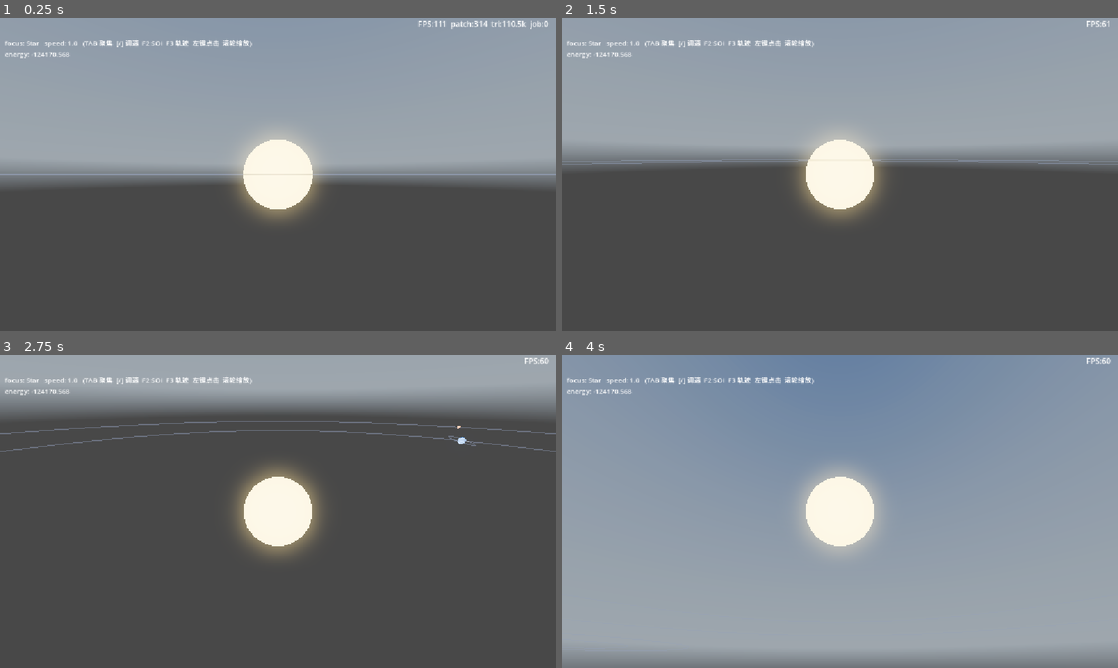
Above: before the commit, frames 1-4 (two rows, left to right).
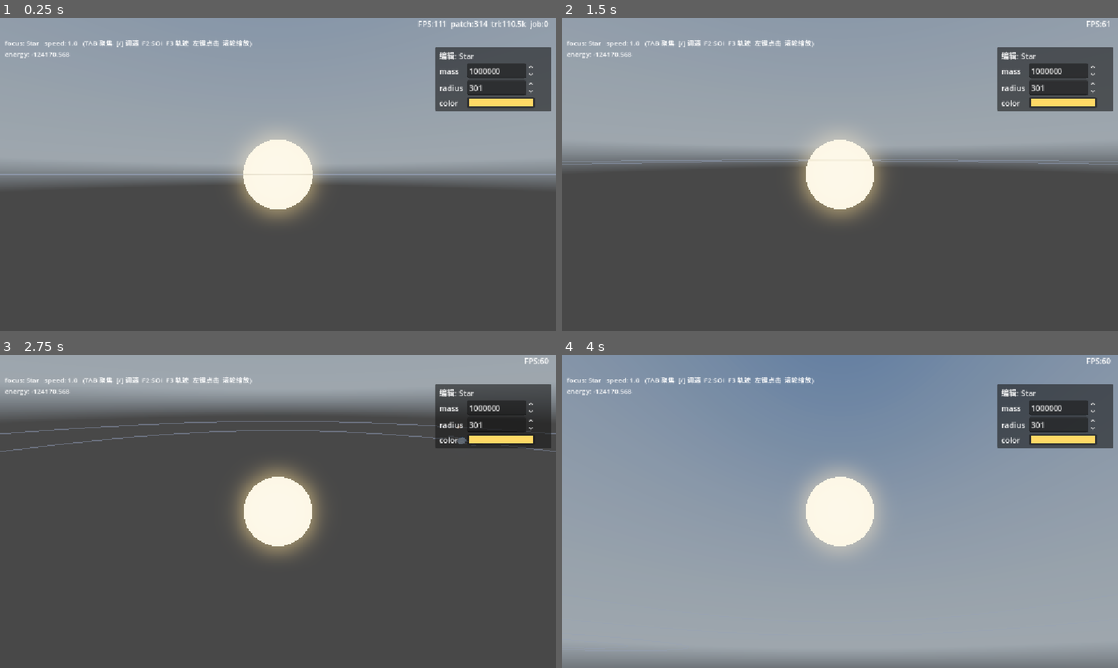
Above: after the commit, the same moments.

Repository: xiaobaibaix/stellar_era_godot
Game: Godot game, scene res://scenes/main.tscn
Same seed, same stepped clock (60 frames per second), same inputs: the game is played once before the commit and once after it. A sky picture missing from this copy of the repository is replaced by a grey-blue gradient.
Inputs (mouse positions are in pixels of both pictures, inside the frame that each line leads up to):
- Up to frame 1 (0.25 s): no input
- Up to frame 2 (1.5 s): tap Enter at 0.5 s; move the mouse to (962, 158) at 0.52 s; hold D 0.53-1.25 s; hold Q 0.53-1.25 s; click (962, 158) at 0.67 s; tap Space at 0.77, 1.25 s; drag from (728, 190) to (812, 237) at 1.27 s
- Up to frame 3 (2.75 s): move the mouse to (333, 442) at 2.02 s; hold D from 2.03 s (still down); tap Shift at 2.1 s
- Up to frame 4 (4 s): release D at 2.75 s; drag from (812, 574) to (673, 464) at 2.77 s; move the mouse to (1006, 558) at 3.52 s; hold A from 3.53 s (still down); tap Enter at 3.6 s; tap Space at 3.77 s

The runs differ from the first frame. In frame 1, 4.2% of the frame differs, in the area x 78-100%, y 9-30%; in frame 2, 4.2%; in frame 3, 4.1%; in frame 4, 4.2%.

Commit message:
开发：添加属性修改面板

Diff:
--- a/celestial_system.gd
+++ b/celestial_system.gd
@@ -5,12 +5,12 @@
 ## 耦合: 子 CelestialSystem 在父层注册为一个"质点 body"(质量=子系统总质量),
 ##       随父层 sim 积分 → 整体轨道; 子层内部独立积分 → 相对轨道。叠加 = 嵌套。
 ## 多顶层: 多个恒星系可并列挂在 Main 下(各自独立 sim, 互不隶属)。
-##       第一个顶层 = main_top, 管全局浮动原点 / 相机 / HUD / 跨顶层聚焦 / SOI / 轨道线;
+##       第一个顶层 = main_top, 管全局浮动原点 / 相机 / HUD / 跨顶层聚焦 / SOI / 轨道线 / 属性面板;
 ##       其他顶层只跑自己的 sim + 渲染。
 ##       顶层物理原点 = 节点编辑器位置(读 transform) → 并列恒星系各自定位, 不重叠。
 ## 坐标: 成员 body.p 是【相对本系统主导体】的 double; 世界 double = world_barycenter + body.p;
 ##       渲染 = 世界 double − 全局浮动原点 → 32 位 global_position(大尺度不抖)。
-## 操作: TAB 聚焦 / [/] 调速 / F2 SOI / F3 轨迹线 / 左键点击聚焦 / 滚轮缩放。
+## 操作: TAB 聚焦 / [/] 调速 / F2 SOI / F3 轨迹线 / 左键点击聚焦 / 滚轮缩放 / 右上面板改属性。
 ## SOI: 每个天体系统的引力作用范围; F2 开关线框(稀疏经纬线, 半透明, 只画朝相机半球)。
 ##      - 子系统(有父): 相对父 dominant 的 Hill 球 r=a·(m/(3M))^(1/3)。
 ##      - 顶层(无父): 系统边界 = 最远成员/子系统距离 × 1.5。
@@ -32,7 +32,7 @@
 }
 """
 
-# 全局协调(多顶层共享): main_top 管全局浮动原点 / 相机 / HUD / 跨顶层聚焦 / SOI / 轨道线。
+# 全局协调(多顶层共享): main_top 管全局浮动原点 / 相机 / HUD / 跨顶层聚焦 / SOI / 轨道线 / 属性面板。
 static var main_top: CelestialSystem = null
 static var global_ox: float = 0.0
 static var global_oy: float = 0.0
@@ -67,7 +67,7 @@
 
 var _hud: Label = null
 var focus_idx: int = 0
-var _last_focus_idx: int = -1     # 上次聚焦索引; 仅切换时重置相机距离, 否则滚轮缩放会被每帧覆盖
+var _last_focus_idx: int = -1     # 上次聚焦索引; 仅切换时重置相机距离 + 同步属性面板
 var _focus_list: Array = []       # Array[Celestial] 跨顶层递归收集, main_top 聚焦用
 
 # SOI 可视化(仅 main_top 管理, 收集所有系统的线框球)
@@ -78,7 +78,14 @@
 # 轨道线可视化(仅 main_top 管理, 收集所有天体的预测轨道圆)
 var _show_orbit: bool = true
 var _orbit_rings: Array[MeshInstance3D] = []
-var _orbit_centers: Array[Celestial] = []   # 每条轨道圆的中心天体(跟随它)
+var _orbit_centers: Array[Celestial] = []
+
+# 属性编辑面板(仅 main_top): 显示当前聚焦天体的 mass/radius/color, 运行时动态改
+var _editor_title: Label = null
+var _mass_spin: SpinBox = null
+var _radius_spin: SpinBox = null
+var _color_pick: ColorPickerButton = null
+var _editor_syncing: bool = false   # 同步控件值时禁止回调(避免反向触发改值)
 
 # 左键点击聚焦(顶层): 短按 = 射线拾取天体聚焦; 拖动 > 6px 视为 OrbitCamera 旋转
 var _clicking: bool = false
@@ -102,10 +109,11 @@
 		if main_top == self:
 			_is_main_top = true
 			_build_hud()
-			# 延迟到所有兄弟顶层 _ready 完成(CS2 等)再收集 → 跨顶层 focus / SOI / 轨道才完整
+			# 延迟到所有兄弟顶层 _ready 完成(CS2 等)再收集 → 跨顶层 focus / SOI / 轨道 / 面板才完整
 			call_deferred("_collect_focus_all")
 			call_deferred("_build_soi_visuals_all")
 			call_deferred("_build_orbit_visuals_all")
+			call_deferred("_build_celestial_editor")
 
 
 func _collect() -> void:
@@ -170,7 +178,6 @@
 			sidx += 1
 	if parent_system == null:
 		sim.zero_momentum()
-		# 顶层自身的引力作用范围(系统边界): 最远成员/子系统到 dominant 的距离 × 1.5
 		var max_d: float = 0.0
 		for c in members:
 			if c == dominant:
@@ -263,7 +270,6 @@
 		sub._render_recursive(ox, oy, oz)
 
 
-# SOI 线框跟随各自系统 dominant 的渲染位置。
 func _update_soi(ox: float, oy: float, oz: float) -> void:
 	if not _show_soi:
 		return
@@ -274,7 +280,6 @@
 				tgt.dominant._wx - ox, tgt.dominant._wy - oy, tgt.dominant._wz - oz)
 
 
-# 轨道圆跟随各自中心天体(dominant)的渲染位置。
 func _update_orbit(ox: float, oy: float, oz: float) -> void:
 	if not _show_orbit:
 		return
@@ -283,7 +288,6 @@
 		(_orbit_rings[i] as Node3D).global_position = Vector3(c._wx - ox, c._wy - oy, c._wz - oz)
 
 
-# 跨顶层收集聚焦天体(main_top 用)。
 func _collect_focus_all() -> void:
 	_focus_list.clear()
 	for t in _get_all_tops():
@@ -297,7 +301,6 @@
 		_collect_focus(sub)
 
 
-# 跨顶层收集所有系统的作用范围线框(main_top 用)。
 func _build_soi_visuals_all() -> void:
 	for t in _get_all_tops():
 		_collect_soi(t)
@@ -321,7 +324,6 @@
 	_soi_targets.append(target_sys)
 
 
-# 顶层系统边界用不同颜色, 和子系统 Hill 球区分; 都用低透明度。shader discard 背面。
 func _make_soi_material(target_sys: CelestialSystem) -> Material:
 	var is_top: bool = target_sys.parent_system == null
 	var col: Color = Color(1.0, 0.85, 0.3, 0.35) if is_top else Color(0.3, 0.85, 1.0, 0.35)
@@ -333,7 +335,6 @@
 	return mat
 
 
-# 经纬线网格球(线框)。n_lon 条经线(过两极) + n_lat-1 条纬线(水平圆), 用 PRIMITIVE_LINES。
 func _make_wireframe_sphere(r: float, n_lon: int, n_lat: int) -> ArrayMesh:
 	var positions := PackedVector3Array()
 	for i in range(1, n_lat):
@@ -360,7 +361,6 @@
 	return arr_mesh
 
 
-# 跨顶层收集所有天体的预测轨道圆(main_top 用)。
 func _build_orbit_visuals_all() -> void:
 	for t in _get_all_tops():
 		_collect_orbits(t)
@@ -368,7 +368,6 @@
 
 func _collect_orbits(sys: CelestialSystem) -> void:
 	if sys.dominant != null:
-		# 非 dominant 天体: 绕本层 dominant
 		for c in sys.members:
 			if c == sys.dominant:
 				continue
@@ -377,7 +376,6 @@
 				continue
 			var incl: float = 0.25 if c.type == "moon" else 0.0
 			_add_orbit_ring(sys.dominant, d, incl)
-		# 子系统: 绕本层 dominant(无倾角)
 		for sub in sys.child_systems:
 			var sd: float = (sub.position - sys.dominant.position).length()
 			if sd < 1.0:
@@ -398,7 +396,6 @@
 	_orbit_centers.append(center)
 
 
-# 完整轨道圆(解析): xz 平面圆 + 绕 x 轴倾斜 inclination(与 add_orbiting 一致)。
 func _make_orbit_ring(dist: float, inclination: float) -> ArrayMesh:
 	var positions := PackedVector3Array()
 	var n := 128
@@ -407,7 +404,6 @@
 	for i in range(n):
 		var a0 := TAU * float(i) / float(n)
 		var a1 := TAU * float(i + 1) / float(n)
-		# xz 平面 (cos·dist, 0, sin·dist) 再绕 x 轴: y'=−z·sin, z'=z·cos
 		positions.append(Vector3(cos(a0) * dist, -sin(a0) * dist * ss, sin(a0) * dist * cc))
 		positions.append(Vector3(cos(a1) * dist, -sin(a1) * dist * ss, sin(a1) * dist * cc))
 	var arr_mesh := ArrayMesh.new()
@@ -423,7 +419,7 @@
 	mat.albedo_color = Color(0.6, 0.65, 0.8, 0.4)
 	mat.transparency = BaseMaterial3D.TRANSPARENCY_ALPHA
 	mat.shading_mode = BaseMaterial3D.SHADING_MODE_UNSHADED
-	mat.no_depth_test = true                             # 透过天体也能看到整圈轨道
+	mat.no_depth_test = true
 	mat.cull_mode = BaseMaterial3D.CULL_DISABLED
 	return mat
 
@@ -437,6 +433,7 @@
 		if focus_idx != _last_focus_idx:
 			orbit_camera.distance = fc.radius * 6.0
 			_last_focus_idx = focus_idx
+			_sync_editor_from_focus()
 	if _hud != null and sim != null:
 		_hud.text = "focus: %s   speed: %.1f   (TAB 聚焦  [/] 调速  F2 SOI  F3 轨迹  左键点击  滚轮缩放)\nenergy: %.3f" % [
 			fc.name, sim_speed, sim.energy().get("total", 0.0)]
@@ -445,7 +442,6 @@
 func _unhandled_input(event: InputEvent) -> void:
 	if not _is_main_top:
 		return
-	# 左键: 短按(位移<6px) = 射线拾取天体聚焦; 拖动由 OrbitCamera 旋转, 不触发聚焦。
 	if event is InputEventMouseButton and event.button_index == MOUSE_BUTTON_LEFT:
 		if event.is_pressed():
 			_clicking = true
@@ -473,7 +469,6 @@
 					ring.visible = _show_orbit
 
 
-# 鼠标射线 → 和所有聚焦天体(跨顶层)做球相交 → 命中最近的就 focus_idx 指过去。
 func _pick_focus(mouse_pos: Vector2) -> void:
 	if orbit_camera == null or _focus_list.is_empty():
 		return
@@ -504,6 +499,122 @@
 		focus_idx = best_i
 
 
+# ===================== 属性编辑面板 =====================
+# 右上角面板: 显示当前聚焦天体的 mass/radius/color, 运行时动态改。
+func _build_celestial_editor() -> void:
+	var cl := CanvasLayer.new()
+	add_child(cl)
+	var panel := PanelContainer.new()
+	cl.add_child(panel)
+	panel.anchor_left = 1.0
+	panel.anchor_right = 1.0
+	panel.anchor_top = 0.0
+	panel.anchor_bottom = 0.0
+	panel.offset_left = -250.0
+	panel.offset_right = -10.0
+	panel.offset_top = 60.0
+	panel.offset_bottom = 60.0
+	var margin := MarginContainer.new()
+	margin.add_theme_constant_override("margin_left", 8)
+	margin.add_theme_constant_override("margin_right", 8)
+	margin.add_theme_constant_override("margin_top", 6)
+	margin.add_theme_constant_override("margin_bottom", 6)
+	panel.add_child(margin)
+	var vbox := VBoxContainer.new()
+	vbox.add_theme_constant_override("separation", 4)
+	margin.add_child(vbox)
+	_editor_title = Label.new()
+	_editor_title.text = "(未聚焦)"
+	vbox.add_child(_editor_title)
+	_mass_spin = _add_prop_spin(vbox, "mass", 0.0, 10000000.0, 10.0, _on_mass_changed)
+	_radius_spin = _add_prop_spin(vbox, "radius", 1.0, 5000.0, 5.0, _on_radius_changed)
+	_color_pick = _add_prop_color(vbox, "color", _on_color_changed)
+	_sync_editor_from_focus()
+
+
+func _add_prop_spin(parent: Control, label_text: String, minv: float, maxv: float, step: float, callback: Callable) -> SpinBox:
+	var row := HBoxContainer.new()
+	row.add_theme_constant_override("separation", 6)
+	parent.add_child(row)
+	var l := Label.new()
+	l.text = label_text
+	l.custom_minimum_size = Vector2(52, 0)
+	row.add_child(l)
+	var spin := SpinBox.new()
+	spin.min_value = minv
+	spin.max_value = maxv
+	spin.step = step
+	spin.value_changed.connect(callback)
+	spin.custom_minimum_size = Vector2(140, 0)
+	row.add_child(spin)
+	return spin
+
+
+func _add_prop_color(parent: Control, label_text: String, callback: Callable) -> ColorPickerButton:
+	var row := HBoxContainer.new()
+	row.add_theme_constant_override("separation", 6)
+	parent.add_child(row)
+	var l := Label.new()
+	l.text = label_text
+	l.custom_minimum_size = Vector2(52, 0)
+	row.add_child(l)
+	var cp := ColorPickerButton.new()
+	cp.color = Color.WHITE
+	cp.custom_minimum_size = Vector2(140, 0)
+	cp.edit_alpha = false
+	cp.color_changed.connect(callback)
+	row.add_child(cp)
+	return cp
+
+
+func _current_focus() -> Celestial:
+	if _focus_list.is_empty():
+		return null
+	return _focus_list[focus_idx % _focus_list.size()]
+
+
+# 聚焦切换时: 把面板控件值同步成新天体的属性(用 _editor_syncing 禁回调避免反向改值)。
+func _sync_editor_from_focus() -> void:
+	if _editor_title == null:
+		return
+	var fc: Celestial = _current_focus()
+	if fc == null:
+		_editor_title.text = "(未聚焦)"
+		return
+	_editor_syncing = true
+	_editor_title.text = "编辑: %s" % fc.name
+	_mass_spin.value = fc.mass
+	_radius_spin.value = fc.radius
+	_color_pick.color = fc.color
+	_editor_syncing = false
+
+
+func _on_mass_changed(v: float) -> void:
+	if _editor_syncing:
+		return
+	var fc: Celestial = _current_focus()
+	if fc != null:
+		fc.mass = v
+		if fc.body != null:
+			fc.body.mass = v          # 同步到 sim → 立刻影响引力(其他天体受力变化)
+
+
+func _on_radius_changed(v: float) -> void:
+	if _editor_syncing:
+		return
+	var fc: Celestial = _current_focus()
+	if fc != null:
+		fc.radius = v               # celestial.gd setter → 自动重建 mesh(大小变化)
+
+
+func _on_color_changed(c: Color) -> void:
+	if _editor_syncing:
+		return
+	var fc: Celestial = _current_focus()
+	if fc != null:
+		fc.color = c                # celestial.gd setter → 自动重建 material(颜色变化)
+
+
 func _build_hud() -> void:
 	var cl := CanvasLayer.new()
 	add_child(cl)
